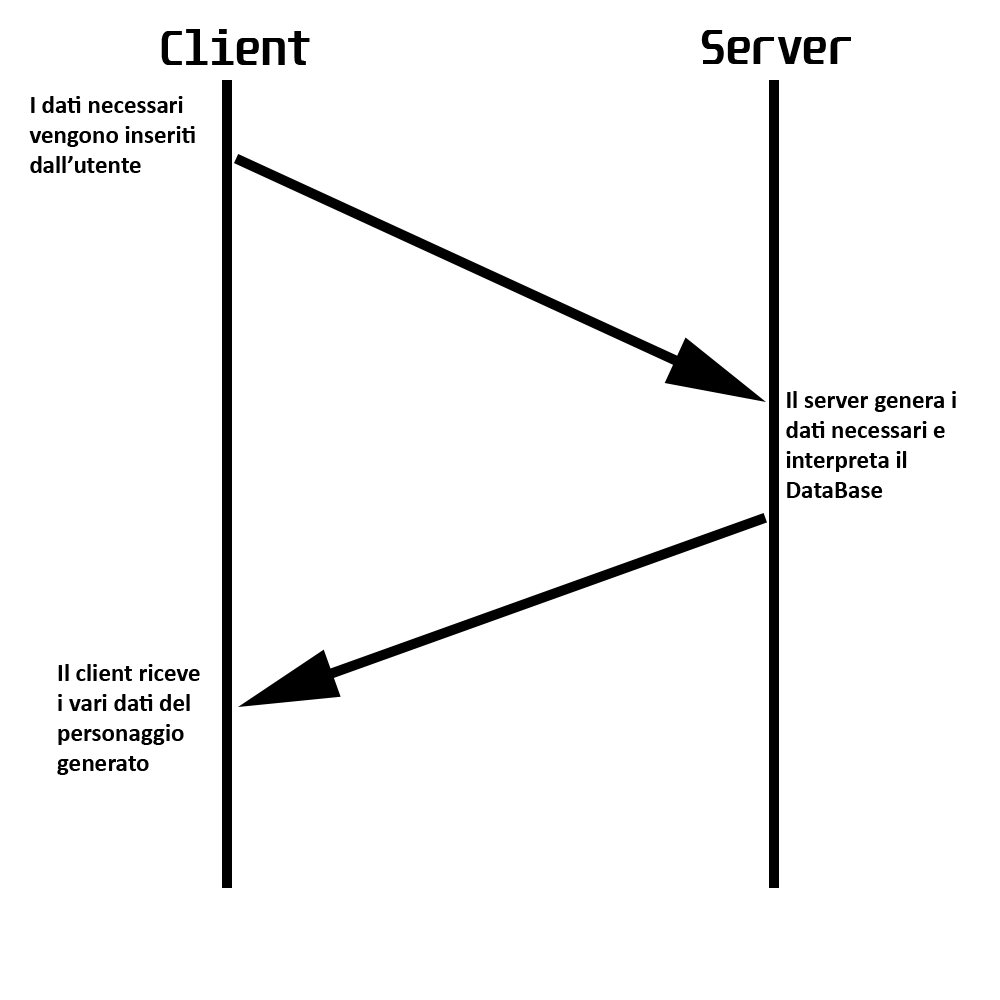
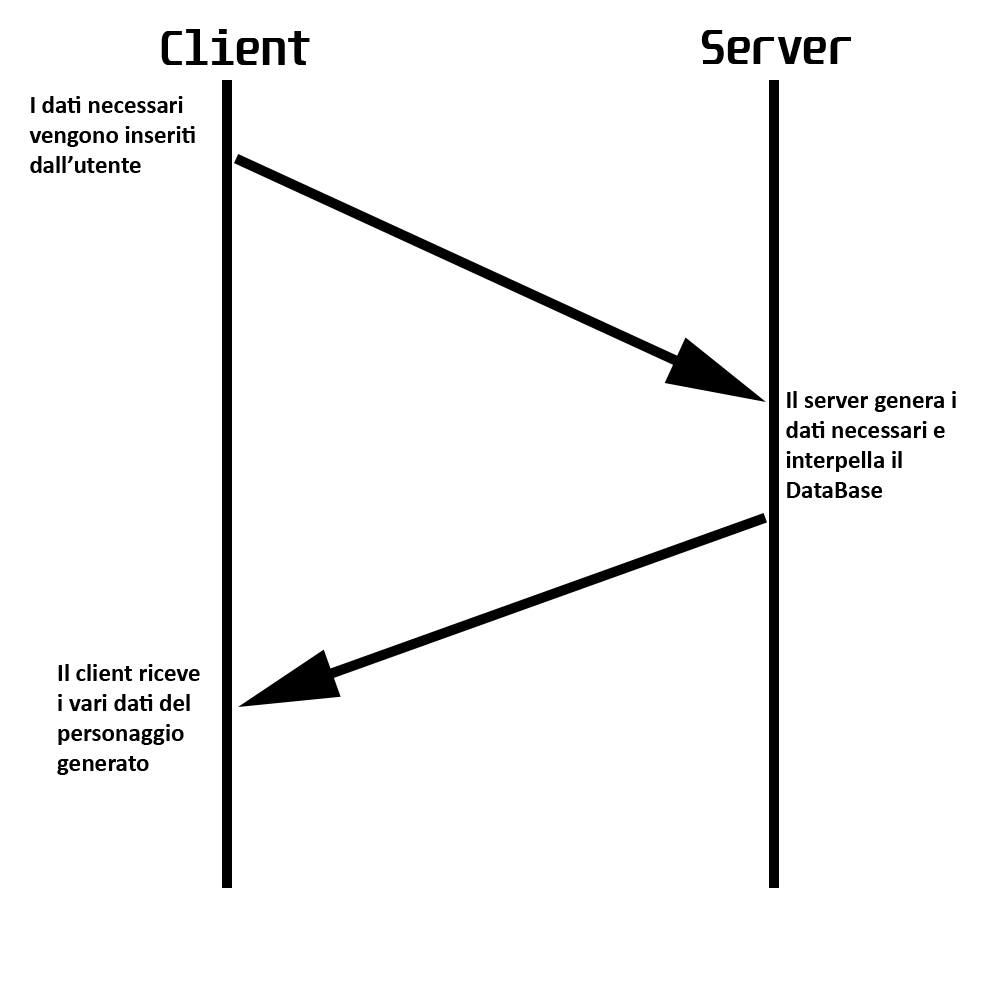
Layer changes from the first 1000 × 1000 image to the second:
renamed "Il server genera i dati necessari e interpreta il DataBase" to "Il server genera i dati necessari e interpella il DataBase", painted on it over [left=848, top=451, right=907, bottom=468]
